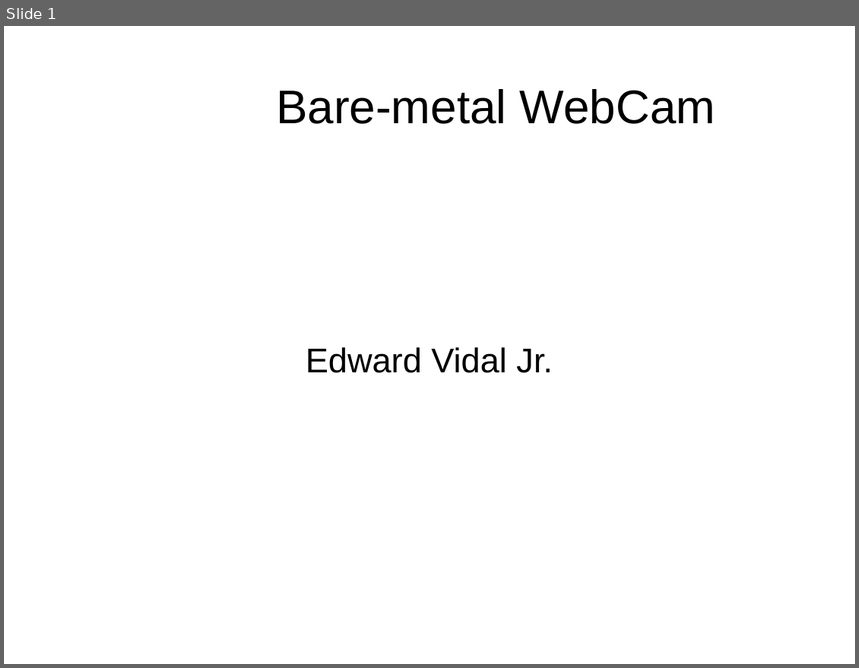
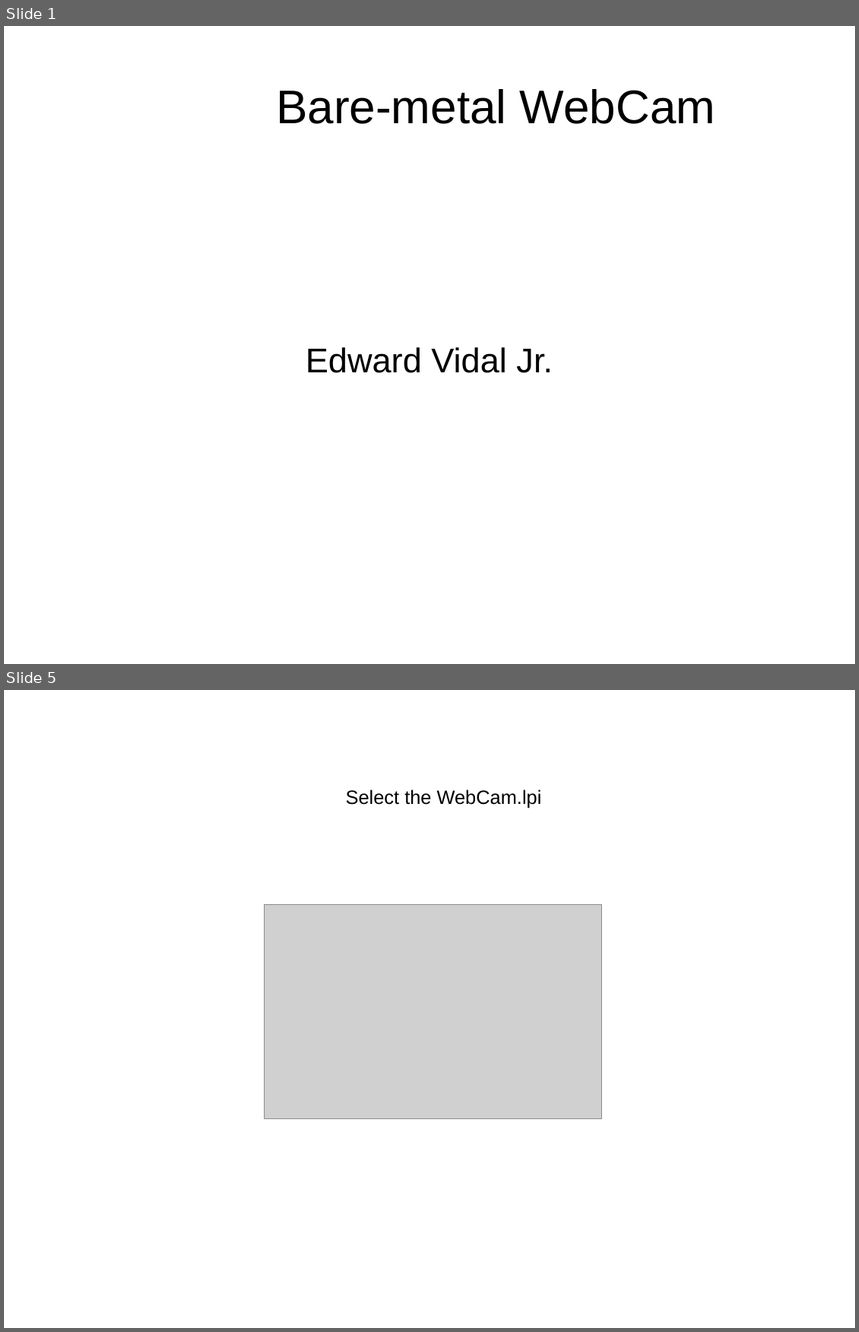
Before and after one commit to develone/EKIS, a slide deck: presentations/webcam.ppt. Shown one above the other, each under a label of ours: slide 1 before the commit, slides 1 and 5 after it; the slides between them are not shown. The pictures are 859x668 and 859x1332 pixels, drawn with LibreOffice and Linux fonts; fonts in the diff are those of the drawing; grey boxes stand for pictures. Boxes give left, top, right and bottom in pixels: in the first picture for what was removed or moved away, otherwise in the second. Text is boxed around its words. In the diff, an @@ line names an element or a change of style, - is before the commit and + after.

```diff
--- a/presentations/webcam.ppt
+++ b/presentations/webcam.ppt
@@ slide 5 added at box(4, 690, 855, 1328), background #FFFFFF @@
@@ text added at box(346, 790, 542, 809), 18 pt, text #000000 @@
+Select the WebCam.lpi
@@ picture added at box(265, 905, 602, 1119) @@
```
Also in this commit, not shown: 4 other slides added.
